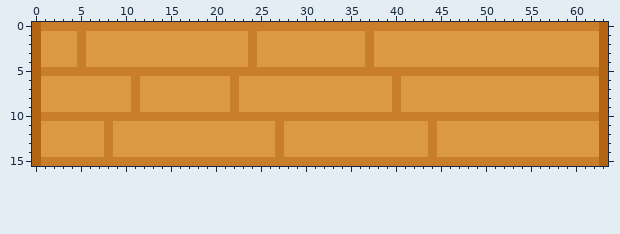
A pixel-art file gets an edit: Tiles/Flooring/Wooden1X4Horizontal.aseprite. That is the earlier state.
64x16 pixels, 1 frame.
The same view after the edit:
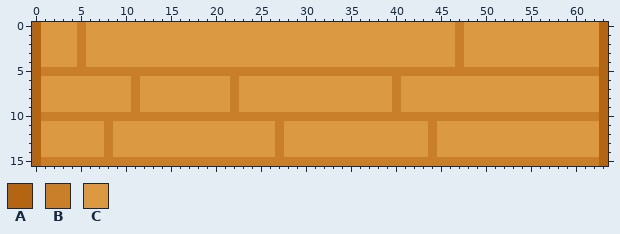
Palette (. is transparent): A #b36512  B #c97f2a  C #db9942
What changed:
@@ x 0..63 @@
- 0 ABBBBBBBBBBBBBBBBBBBBBBBBBBBBBBBBBBBBBBBBBBBBBBBBBBBBBBBBBBBBBBA
- 1 ACCCCBCCCCCCCCCCCCCCCCCCBCCCCCCCCCCCCBCCCCCCCCCCCCCCCCCCCCCCCCCA
- 2 ACCCCBCCCCCCCCCCCCCCCCCCBCCCCCCCCCCCCBCCCCCCCCCCCCCCCCCCCCCCCCCA
- 3 ACCCCBCCCCCCCCCCCCCCCCCCBCCCCCCCCCCCCBCCCCCCCCCCCCCCCCCCCCCCCCCA
- 4 ACCCCBCCCCCCCCCCCCCCCCCCBCCCCCCCCCCCCBCCCCCCCCCCCCCCCCCCCCCCCCCA
+ 0 ACCCCBCCCCCCCCCCCCCCCCCCCCCCCCCCCCCCCCCCCCCCCCCBCCCCCCCCCCCCCCCA
+ 1 ACCCCBCCCCCCCCCCCCCCCCCCCCCCCCCCCCCCCCCCCCCCCCCBCCCCCCCCCCCCCCCA
+ 2 ACCCCBCCCCCCCCCCCCCCCCCCCCCCCCCCCCCCCCCCCCCCCCCBCCCCCCCCCCCCCCCA
+ 3 ACCCCBCCCCCCCCCCCCCCCCCCCCCCCCCCCCCCCCCCCCCCCCCBCCCCCCCCCCCCCCCA
+ 4 ACCCCBCCCCCCCCCCCCCCCCCCCCCCCCCCCCCCCCCCCCCCCCCBCCCCCCCCCCCCCCCA
  5 ABBBBBBBBBBBBBBBBBBBBBBBBBBBBBBBBBBBBBBBBBBBBBBBBBBBBBBBBBBBBBBA
Pixel boxes of the changes (left, top, right, bottom) in both pictures:
changed: (41, 22, 599, 67)
